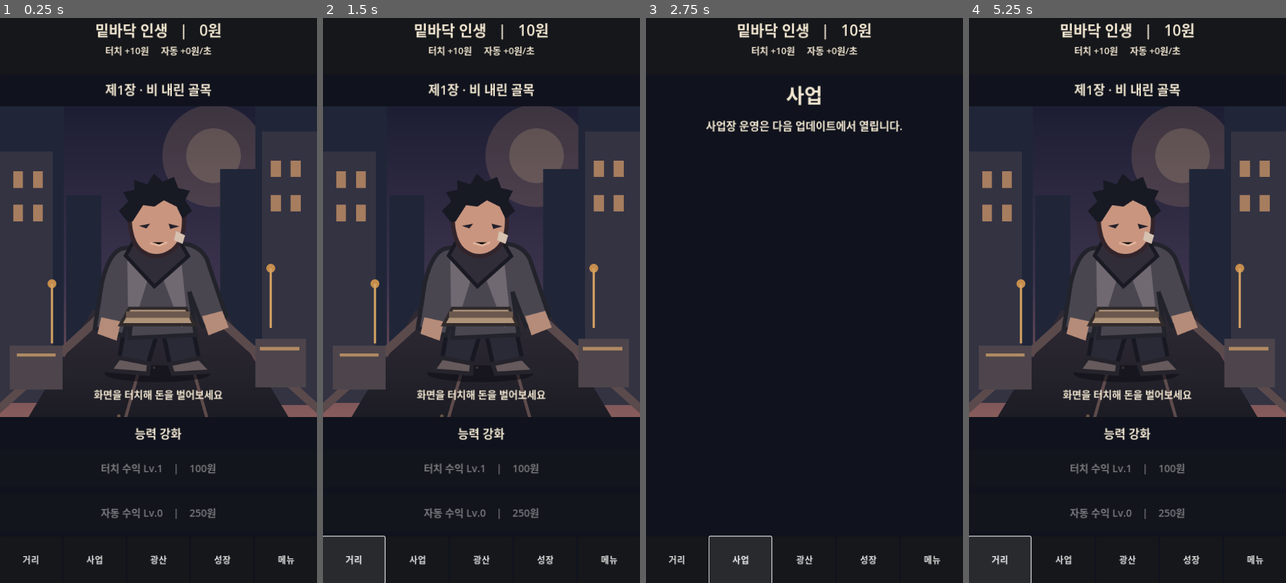
Above: before the commit, frames 1-4 (left to right).
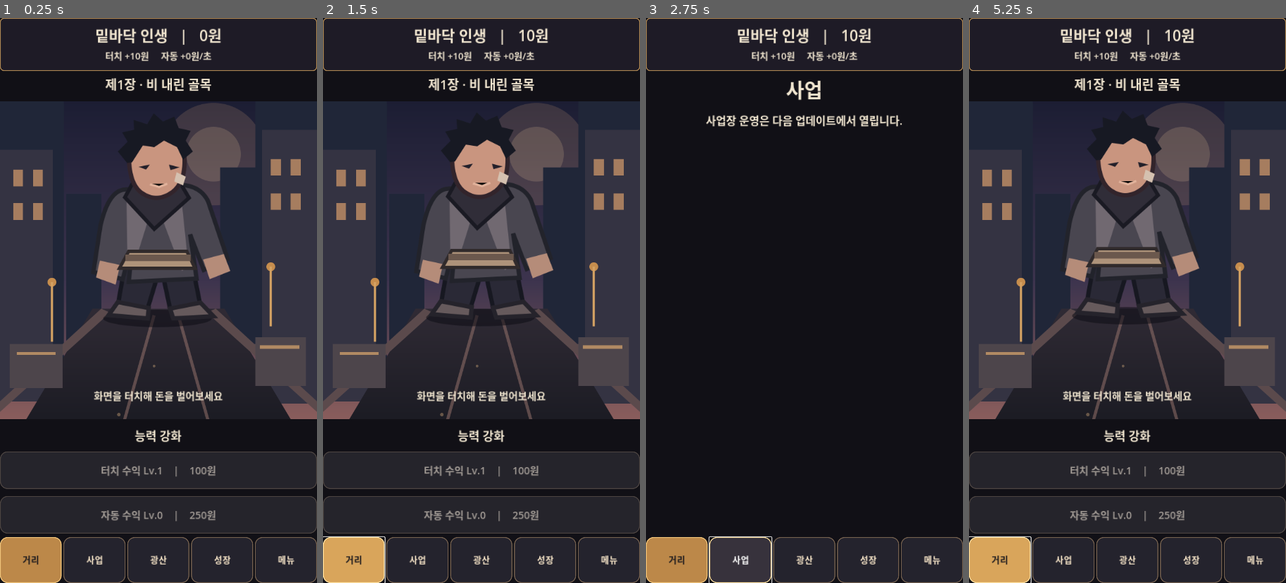
Above: after the commit, the same moments.

Repository: sungpil987/BottomLife-Reborn
Game: Godot game, scene res://scenes/Main.tscn
The game is run twice, just before and just after one commit, with the same random seed, the same clock (stepped at 60 frames per second) and the same inputs.
Inputs (mouse positions are in pixels of both pictures, inside the frame that each line leads up to):
- Up to frame 1 (0.25 s): no input
- Up to frame 2 (1.5 s): click (481, 260) at 0.5 s; click "거리" at 1.25 s
- Up to frame 3 (2.75 s): click "사업" at 2 s
- Up to frame 4 (5.25 s): click "광산" at 2.75 s; click "성장" at 3.5 s; click "메뉴" at 4.25 s; click "거리" at 5 s

The runs differ from the first frame. In frame 1, 16% of the frame differs, in the area x 0-100%, y 0-100%; in frame 2, 17%; in frame 3, 4.9%; in frame 4, 17%.

Commit message:
v0.3 visual UI: gold dark styles, idle/tap animations, upgrade state fixes

Diff:
--- a/scripts/main.gd
+++ b/scripts/main.gd
@@ -10,6 +10,11 @@
 var content: VBoxContainer
 var feedback: Label
 var save_clock: float = 0.0
+var hero_sprite: TextureRect
+var tap_upgrade_button: Button
+var auto_upgrade_button: Button
+var idle_time: float = 0.0
+var pop_tween: Tween
 
 func _ready() -> void:
 	load_game()
@@ -19,10 +24,14 @@
 func _process(delta: float) -> void:
 	money += float(auto_level) * 5.0 * delta
 	save_clock += delta
+	idle_time += delta
+	if is_instance_valid(hero_sprite):
+		hero_sprite.position.y = sin(idle_time * 2.1) * 4.0
 	if save_clock >= 10.0:
 		save_clock = 0.0
 		save_game()
 	refresh_header()
+	refresh_upgrade_buttons()
 
 func _notification(what: int) -> void:
 	if what == NOTIFICATION_WM_CLOSE_REQUEST or what == NOTIFICATION_APPLICATION_PAUSED:
@@ -54,24 +63,56 @@
 	label.autowrap_mode = TextServer.AUTOWRAP_WORD_SMART
 	return label
 
+func panel_style(bg: Color, outline: Color, radius: int = 16) -> StyleBoxFlat:
+	var style := StyleBoxFlat.new()
+	style.bg_color = bg
+	style.border_color = outline
+	style.set_border_width_all(2)
+	style.set_corner_radius_all(radius)
+	style.content_margin_left = 12.0
+	style.content_margin_right = 12.0
+	style.content_margin_top = 12.0
+	style.content_margin_bottom = 12.0
+	return style
+
+func decorate_button(button: Button, gold: bool = false) -> void:
+	var normal := panel_style(Color("#bc8849") if gold else Color("#24232d"), Color("#f0c47a") if gold else Color("#75614f"))
+	var hover := panel_style(Color("#d9a55b") if gold else Color("#37323c"), Color("#ffe1a0"))
+	var pressed := panel_style(Color("#94652f") if gold else Color("#171720"), Color("#f0c47a"))
+	button.add_theme_stylebox_override("normal", normal)
+	button.add_theme_stylebox_override("hover", hover)
+	button.add_theme_stylebox_override("pressed", pressed)
+	button.add_theme_stylebox_override("disabled", panel_style(Color("#25242b"), Color("#4c4441")))
+	button.add_theme_color_override("font_color", Color("#16151b") if gold else Color("#f8e6c9"))
+	button.add_theme_color_override("font_disabled_color", Color("#a29b95"))
+	button.add_theme_color_override("font_hover_color", Color("#16151b") if gold else Color("#ffffff"))
+
+func refresh_upgrade_buttons() -> void:
+	if is_instance_valid(tap_upgrade_button):
+		tap_upgrade_button.disabled = money < 100.0 * pow(1.35, tap_level - 1)
+	if is_instance_valid(auto_upgrade_button):
+		auto_upgrade_button.disabled = money < 250.0 * pow(1.42, auto_level)
+
 func make_button(value: String) -> Button:
 	var button := Button.new()
 	button.text = value
 	button.custom_minimum_size = Vector2(0, 85)
 	button.add_theme_font_size_override("font_size", 23)
+	decorate_button(button)
 	return button
 
 func build_ui() -> void:
 	var bg := ColorRect.new()
-	bg.color = Color("#10131d")
+	bg.color = Color("#111016")
 	bg.set_anchors_and_offsets_preset(Control.PRESET_FULL_RECT)
 	add_child(bg)
 	var outer := VBoxContainer.new()
 	outer.set_anchors_and_offsets_preset(Control.PRESET_FULL_RECT)
-	outer.add_theme_constant_override("separation", 12)
+	outer.add_theme_constant_override("separation", 8)
 	add_child(outer)
 	var top := PanelContainer.new()
-	top.custom_minimum_size.y = 128
+	top.custom_minimum_size.y = 120
+	top.add_theme_stylebox_override("panel", panel_style(Color("#1e1b26"), Color("#ad8652"), 8))
 	outer.add_child(top)
 	var top_box := VBoxContainer.new()
 	top.add_child(top_box)
@@ -84,7 +125,7 @@
 	content.add_theme_constant_override("separation", 16)
 	outer.add_child(content)
 	var bottom := HBoxContainer.new()
-	bottom.custom_minimum_size.y = 105
+	bottom.custom_minimum_size.y = 104
 	bottom.add_theme_constant_override("separation", 4)
 	outer.add_child(bottom)
 	var tabs := ["거리", "사업", "광산", "성장", "메뉴"]
@@ -92,6 +133,7 @@
 		var b := make_button(tabs[i])
 		b.size_flags_horizontal = Control.SIZE_EXPAND_FILL
 		b.add_theme_font_size_override("font_size", 20)
+		decorate_button(b, i == current_tab)
 		b.pressed.connect(change_tab.bind(i))
 		bottom.add_child(b)
 
@@ -115,6 +157,9 @@
 	return str(int(n))
 
 func refresh() -> void:
+	hero_sprite = null
+	tap_upgrade_button = null
+	auto_upgrade_button = null
 	refresh_header()
 	for child in content.get_children():
 		content.remove_child(child)
@@ -159,6 +204,7 @@
 	hero.anchor_bottom = 0.90
 	hero.mouse_filter = Control.MOUSE_FILTER_IGNORE
 	scene_area.add_child(hero)
+	hero_sprite = hero
 	var tap := Button.new()
 	tap.flat = true
 	tap.text = ""
@@ -178,20 +224,27 @@
 	tap_upgrade.disabled = money < tap_cost
 	tap_upgrade.pressed.connect(buy_tap)
 	content.add_child(tap_upgrade)
+	tap_upgrade_button = tap_upgrade
+	decorate_button(tap_upgrade, true)
 	var auto_cost := 250.0 * pow(1.42, auto_level)
 	var auto_upgrade := make_button("자동 수익 Lv.%d    |    %s원" % [auto_level, number(auto_cost)])
 	auto_upgrade.disabled = money < auto_cost
 	auto_upgrade.pressed.connect(buy_auto)
 	content.add_child(auto_upgrade)
+	auto_upgrade_button = auto_upgrade
+	decorate_button(auto_upgrade, true)
 
 func tap_money() -> void:
 	money += tap_level * 10.0
 	feedback.text = "+%s원!" % number(tap_level * 10.0)
+	if is_instance_valid(hero_sprite):
+		if pop_tween and pop_tween.is_running():
+			pop_tween.kill()
+		hero_sprite.scale = Vector2(0.96, 0.96)
+		pop_tween = create_tween()
+		pop_tween.tween_property(hero_sprite, "scale", Vector2.ONE, 0.16).set_trans(Tween.TRANS_BACK).set_ease(Tween.EASE_OUT)
 	refresh_header()
-	# Preserve tap target while allowing upgrade buttons to update.
-	for child in content.get_children():
-		if child is Button:
-			child.disabled = money < (100.0 * pow(1.35, tap_level - 1) if child == content.get_child(content.get_child_count() - 2) else 250.0 * pow(1.42, auto_level))
+	refresh_upgrade_buttons()
 
 func buy_tap() -> void:
 	var cost := 100.0 * pow(1.35, tap_level - 1)
